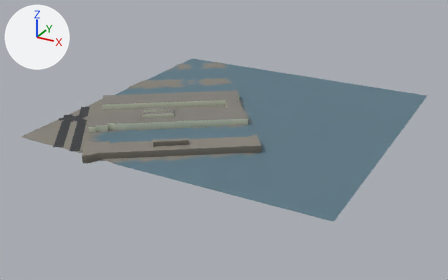
What one commit did to the glTF model public/tiles/sf/t-1_-2.glb.
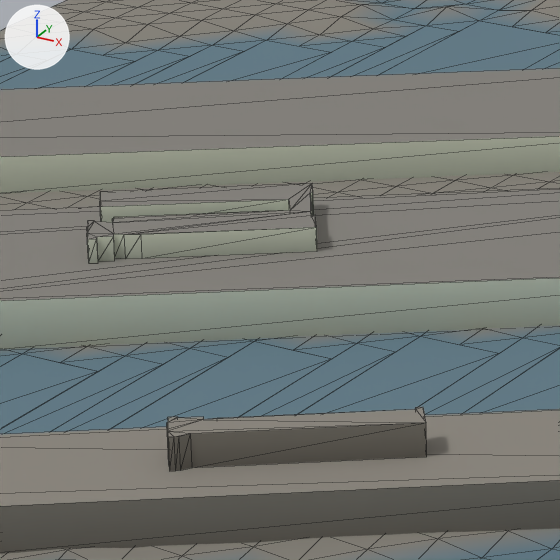
There are two pictures of each version: one whole from a 50 mm lens placed at (190.0, -112.0, 379.0), pointed at (-264.0, 713.0, -33.0), one close up on the part from 29% to 46% of the width and 29% to 57% of the height. Arrows for +X, +Y and +Z are at upper left; the lights stay in place. The last two pictures show the newer version. The close-ups show mesh edges as thin lines. Vertices at exactly the same position are counted once.

Objects in the first close-up: 'buildings', 'ground'.
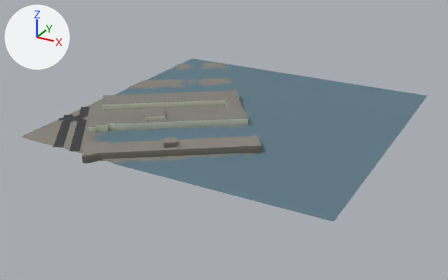
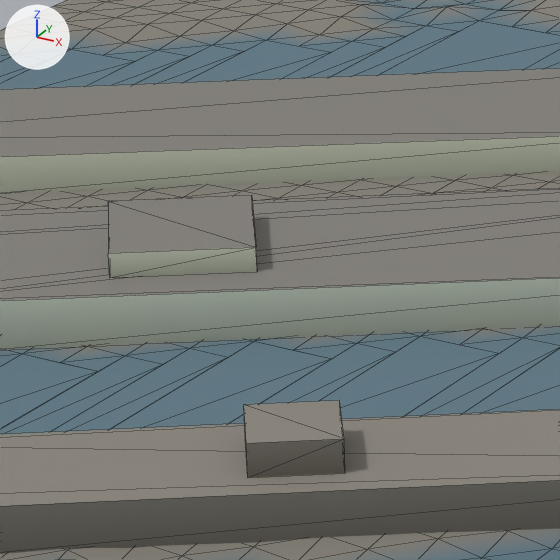
The change, as JSON lines over the scene's bpy script:
```json
{"block": "me_buildings", "where": "# used by ob_buildings; location = (0.0, 0.0, 0.0)"}
{"op": "remove", "block": "me_buildings", "code": "me_buildings.from_pydata(...)  # 224 vertices, 328 faces; spans x -495.0..-157.0, y 480.0..831.0, z 0.0..19.0"}
{"op": "add", "block": "me_buildings", "code": "me_buildings.from_pydata(...)  # 128 vertices, 184 faces; spans x -495.0..-157.0, y 480.0..831.0, z 0.0..19.0"}
{"block": "me_buildings", "change": "me_buildings part 1: the loose piece of 64 vertices spanning x -386.0..-331.0, y 637.0..690.0, z 11.0..17.0 is rebuilt with 8 vertices and now spans x -381.0..-336.0, y 632.0..677.0, z 11.0..17.0"}
{"block": "me_buildings", "change": "me_buildings part 2: the loose piece of 48 vertices spanning x -297.0..-250.0, y 553.0..590.0, z 12.0..19.0 is rebuilt with 8 vertices and now spans x -287.0..-260.0, y 558.0..584.0, z 12.0..19.0"}
```

Changed parts and their boxes (x1, y1, x2, y2) in the close-ups (560 x 560 px):
```json
{"part": 1, "of": "me_buildings", "change": "rebuilt", "before": [87, 183, 317, 263], "after": [108, 195, 257, 278], "on screen": "35% narrower"}
{"part": 2, "of": "me_buildings", "change": "rebuilt", "before": [167, 407, 427, 471], "after": [244, 400, 345, 478], "on screen": "61% narrower, 22% taller"}
```
